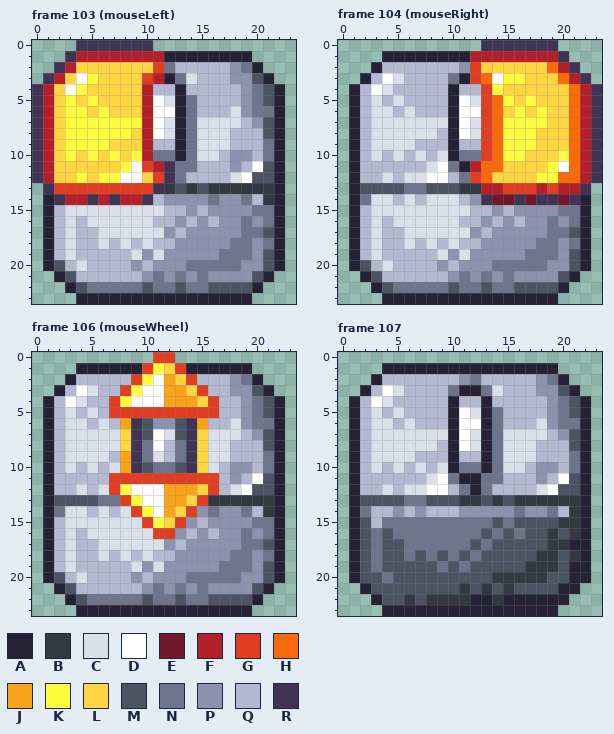
Pixel-art file, stored at src/assets/deepnightControllerIcons.aseprite. This is how it looked before the edit.
24x24 pixels, 108 frames. Shown: frame 103 (mouseLeft), frame 104 (mouseRight), frame 106 (mouseWheel), frame 107. The commit also changed other frames, which this record leaves out.
Visible layers, top first: "label", "over", "base".
Palette (. is transparent): A #242234  B #333941  C #dae0ea  D #ffffff  E #73172d  F #b4202a  G #df3e23  H #fa6a0a  J #f9a31b  K #fffc40  L #ffd541  M #4a5462  N #6d758d  P #8b93af  Q #b3b9d1  R #403353
Pixels before, frame 103 (mouseLeft), first column x 0:
 0 ....RRRRRRR............
 1 ...RFFFFFFFFAAAAAAAA...
 2 ..RFLLLLLLLGNQQQQQPNA..
 3 .RFLDKLLLLGFANCQQQPPMA.
 4 RFLDKLLLLLFQQAQQQQQPNMA
 5 RFLKLKLLLLFDCANQQQQPNMA
 6 RFLKKLKLLLFDDANQQQCPNNA
 7 RFLKKKKKKKFDCANCCCCQPMA
 8 RFLKKKKKKLFDCANCCCQQQMA
 9 RFLKKKKLLLFQQANCCCQQQNA
10 RFLKLKLKLKFNNANCCQPPQNA
11 RFLLLLLLKDGFRNNQQQPQDMA
12 RFLLKLKKDDLGRNQQQQCDMMA
13 .RGGGGGGGGGRBMBMBBBBBBA
14 .ARFFRFRFFRQPPPPNPPNQBA
15 .AQCCCCCCCCCQQPQPPPPNNA
16 .AQCQCCCCCCQQPQPQPPNPNA
17 .AQCQQCCCCCCPQPPPPPNNMA
18 .AQCQQCQCQCQQPPPPPNNPNA
19 .AQCQQQQQCPCPPPPPNNNPMA
20 .AMQCQQQQPQPPPNNNNNPPMA
21 ..AMQQQQQQPNPNPNPPPPMA.
22 ...AMNNNNNMNNMNNMMMMA..
23 ....AAAAAAAAAAAAAAAA...
Pixels before, frame 104 (mouseRight), first column x 1:
 0 ............RRRRRRR....
 1 ...AAAAAAAAFFFFFFFFR...
 2 ..AQQQQQQQPGLLLLLLHFR..
 3 .AQDCQQQQNAGHDKKLLLHFR.
 4 AQDCQQQQQAQQGKLLLLLLHFR
 5 AQCQCQQQQADCGHKLKLLLHFR
 6 AQCCQCQQQADDGHLKLKLLHFR
 7 AQCCCCCCCADCGHKKKKLLHFR
 8 AQCCCCCCQADCGHKKKLLLHFR
 9 AQCCCCQQQAQQGHKKKLLLHFR
10 AQCQCQCQCANNGHKKLLLKHFR
11 AQQQQQQCDNAFHHLLLLKDHFR
12 AQQCQCCDDQNGHLLLLKKHHFR
13 AMMMMNNMMMBBFFGGGFGFFR.
14 ANCCQCQCCCQPREERERRERA.
15 AQCCCCCCCCCQQPQPPPPNNA.
16 AQCQCCCCCCQQPQPQPPNPNA.
17 AQCQQCCCCCCPQPPPPPNNMA.
18 AQCQQCQCQCQQPPPPPNNPNA.
19 AQCQQQQQCPCPPPPPNNNPMA.
20 AMQCQQQQPQPPPNNNNNPPMA.
21 .AMQQQQQQPNPNPNPPPPMA..
22 ..AMNNNNNMNNMNNMMMMA...
23 ...AAAAAAAAAAAAAAAA....
Pixels before, frame 106 (mouseWheel), first column x 1:
 0 ..........GG..........
 1 ...AAAAAAGKLGAAAAAA...
 2 ..AQQQQQGKDJLGQQQPNA..
 3 .AQDCQQGKDDJJLGQQPPMA.
 4 AQDCQQGKDDDJJJLGQQPNMA
 5 AQCQCQGGGGGGGGGGQQPNMA
 6 AQCCQCQJRMPPMRJQQCPNNA
 7 AQCCCCCLRMDCMRLCCCQPMA
 8 AQCCCCCLRNDQNRLCCQQQMA
 9 AQCCCCQJRNCQNRLCCQQQNA
10 AQCQCQCJRMNNMRLCQPPQNA
11 AQQQQQGGGGGGGGGGQPQDMA
12 AQQCQCGKDDDJJJLGQCDMMA
13 AMMMMNNGKDDJJLGBBBBBBA
14 ANCCQCQCGKDJLGPNPPNQBA
15 AQCCCCCCCGKLGPQPPPPNNA
16 AQCQCCCCCCGGPQPQPPNPNA
17 AQCQQCCCCCCPQPPPPPNNMA
18 AQCQQCQCQCQQPPPPPNNPNA
19 AQCQQQQQCPCPPPPPNNNPMA
20 AMQCQQQQPQPPPNNNNNPPMA
21 .AMQQQQQQPNPNPNPPPPMA.
22 ..AMNNNNNMNNMNNMMMMA..
23 ...AAAAAAAAAAAAAAAA...
Pixels before, frame 107, first column x 1:
 1 ...AAAAAAAAAAAAAAAA...
 2 ..AQQQQQQQPNQQQQQPNA..
 3 .AQDCQQQQNAANCQQQPPMA.
 4 AQDCQQQQQAQQAQQQQQPNMA
 5 AQCQCQQQQADCANQQQQPNMA
 6 AQCCQCQQQADDANQQQCPNNA
 7 AQCCCCCCCADCANCCCCQPMA
 8 AQCCCCCCQADCANCCCQQQMA
 9 AQCCCCQQQAQQANCCCQQQNA
10 AQCQCQCQCANNANCCQPPQNA
11 AQQQQQQCDNAANNQQQPQDMA
12 AQQCQCCDDQNANQQQQCDMMA
13 AMMMMNNMMMBBMBMBBBBBBA
14 ANQQPQPQQQPPPPPNPPNQBA
15 AMQNNNNNNNNNNMNMMMMBBA
16 AMNMNNNNNNNNMNMNMMBMBA
17 AMNMMNNNNNNMNMMMMMBBAA
18 AMNMMNMNMNMNMMMMMBBMBA
19 AMNMMMMMNMNMMMMMBBBMAA
20 AMMNMMMMMMMMMBBBBBMMAA
21 .AMMMMMMMMBMBMBMMMMAA.
22 ..AMMBMBBBBAABAAAAAA..
23 ...AAAAAAAAAAAAAAAA...
Now the later version:
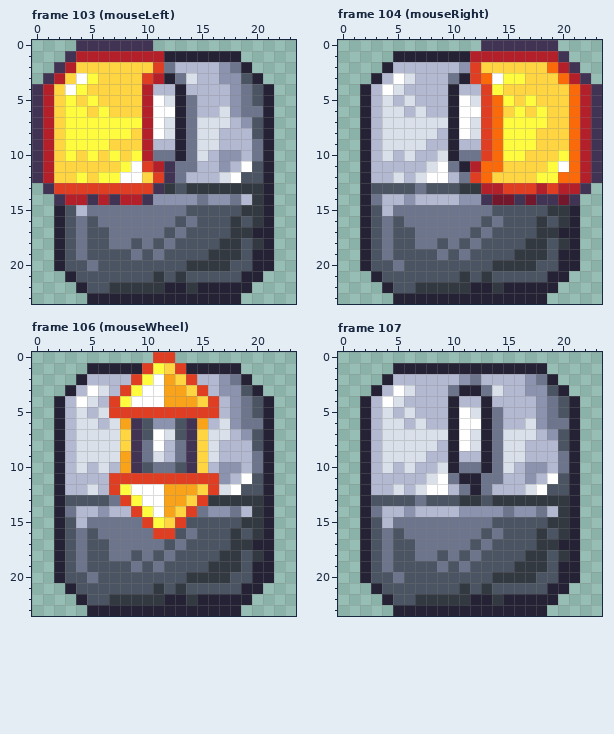
What changed:
Changed rows in their new state; - is an unchanged pixel.
Frame 103 (mouseLeft), layer "base":
first column x 1:
 1 ------------------.---
 2 ----------------PNA.--
 3 ----------------P-MA.-
 4 -----------------PNMA.
 5 -----------------PNMA.
 6 ----------------CPN-A.
 7 -----------------QPMA.
 8 ----------------Q--MA.
 9 ----------------Q--NA.
10 ---------------QP-QNA.
11 ----------------PQDMA.
12 ----------------CDM-A.
13 --------------B-----A.
14 .---------P---NP-NQBA.
15 .AMQNNNNNNNNNMMMMMBBA.
16 .AMNMNNNNNNNMNMMMBMBA.
17 .AMNMMNNNNNMNMMMMBBAA.
18 .AMNMMNNMNMNMMMMBBMBA.
19 .AMNMMMMNMNMMMMBBBMAA.
20 .AMMNMMMMMMMMBBBBMMAA.
21 -.AMMMMMMMBMBMMMMMAA.-
22 --.AMMBBBBBAABAAAAA.--
23 ---.--------------.---
Frame 104 (mouseRight), layer "base":
first column x 1:
 1 ---.------------------
 2 --.A------------------
 3 -.AQDC----------------
 4 .AQDC-----------------
 5 .AQCQC----------------
 6 .AQ-CQC---------------
 7 .AQ-------------------
 8 .AQ-------------------
 9 .AQ---C---------------
10 .AQCQCQ---------------
11 .A--------------------
12 .A-QCQ----------------
13 .A---M----------------
14 .ANQ-P-QQQP----------.
15 .AMQNNNNNNNNNMMMMMBBA.
16 .AMNMNNNNNNNMNMMMBMBA.
17 .AMNMMNNNNNMNMMMMBBAA.
18 .AMNMMNNMNMNMMMMBBMBA.
19 .AMNMMMMNMNMMMMBBBMAA.
20 .AMMNMMMMMMMMBBBBMMAA.
21 -.AMMMMMMMBMBMMMMMAA.-
22 --.AMMBBBBBAABAAAAA.--
23 ---.--------------.---
Frame 106 (mouseWheel), layer "base":
first column x 1:
 1 ---.--------------.---
 2 --.A------------PNA.--
 3 -.AQDC----------P-MA.-
 4 .AQDC------------PNMA.
 5 .AQCQC-----------PNMA.
 6 .AQ-CQC---------CPN-A.
 7 .AQ--------------QPMA.
 8 .AQ-------------Q--MA.
 9 .AQ---C---------Q--NA.
10 .AQCQCQ--------QP-QNA.
11 .A--------------PQDMA.
12 .A-QCQ----------CDM-A.
13 .A---M--------------A.
14 .ANQ-P-Q------NP-NQBA.
15 .AMQNNNNN----MMMMMBBA.
16 .AMNMNNNNN--MNMMMBMBA.
17 .AMNMMNNNNNMNMMMMBBAA.
18 .AMNMMNNMNMNMMMMBBMBA.
19 .AMNMMMMNMNMMMMBBBMAA.
20 .AMMNMMMMMMMMBBBBMMAA.
21 -.AMMMMMMMBMBMMMMMAA.-
22 --.AMMBBBBBAABAAAAA.--
23 ---.--------------.---
Frame 107, layer "base":
first column x 1:
 1 ---.--------------.---
 2 --.A------------PNA.--
 3 -.AQDC----------P-MA.-
 4 .AQDC------------PNMA.
 5 .AQCQC-----------PNMA.
 6 .AQ-CQC---------CPN-A.
 7 .AQ--------------QPMA.
 8 .AQ-------------Q--MA.
 9 .AQ---C---------Q--NA.
10 .AQCQCQ--------QP-QNA.
11 .A--------------PQDMA.
12 .A-QCQ----------CDM-A.
13 .A---M--------B-----A.
14 .AN-QPQ-------NP-NQBA.
15 .AMQ----------M---B-A.
16 .AMNM----------M-BMBA.
17 .AMN-M-----------B-A-.
18 .AMN-MN---------B-MBA.
19 .AMN-----------B--MA-.
20 .A-MN------------M-A-.
21 -.A-----------M---A-.-
22 --.A-MB------------.--
23 ---.--------------.---
